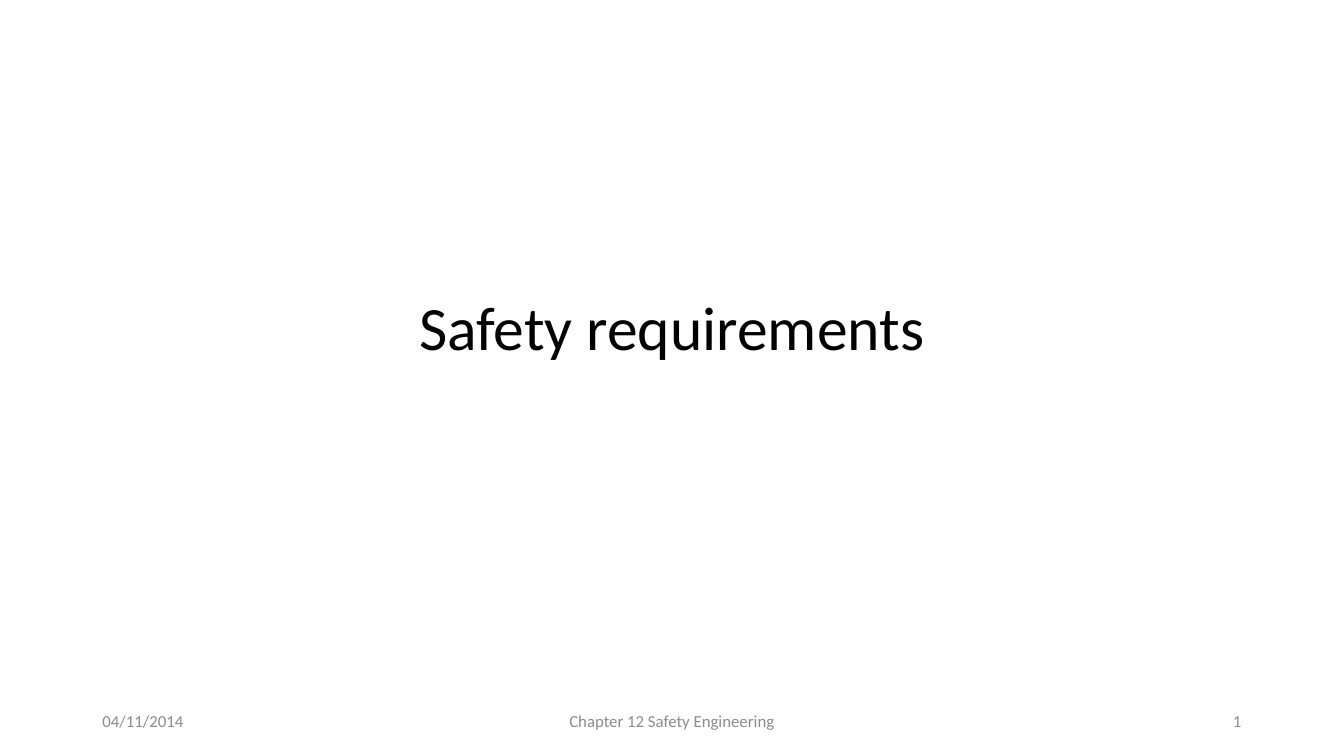
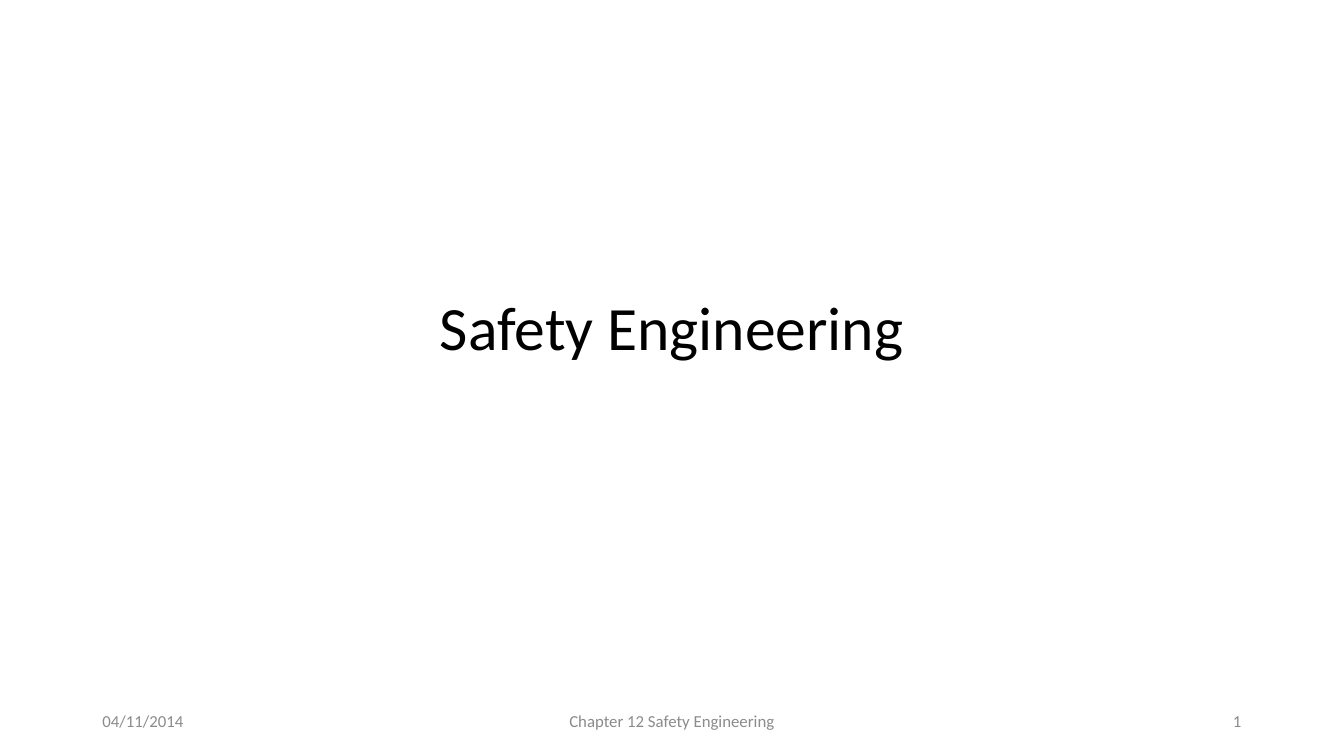
Before and after one commit to atu-se/atu.innomadic.com, a slide deck: slide 1 of courses/ase/lectures/Ch12 Safety Engineering-abbreviated.pptx. Drawn at 1344x756 pixels with LibreOffice and Linux fonts; fonts in the diff are those of the drawing. Boxes give left, top, right and bottom in pixels: in the first picture for what was removed or moved away, otherwise in the second. Text is boxed around its words. In the diff, an @@ line names an element or a change of style, - is before the commit and + after.

```diff
--- a/courses/ase/lectures/Ch12 Safety Engineering-abbreviated.pptx
+++ b/courses/ase/lectures/Ch12 Safety Engineering-abbreviated.pptx
@@ title at [440, 307, 903, 361]: text changed @@
-Safety requirements
+Safety Engineering
```
Also in this commit, not shown: 3 slides added.
